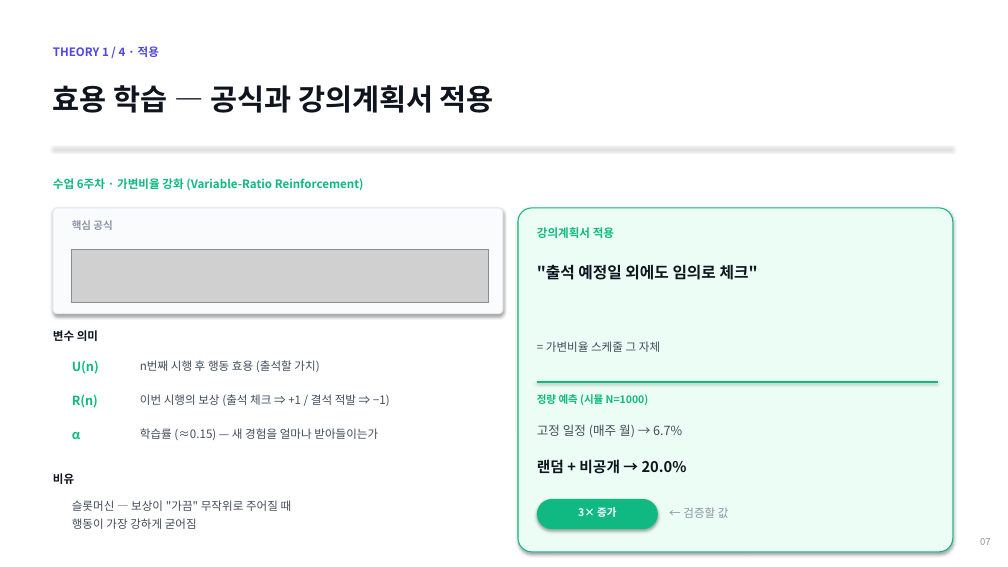
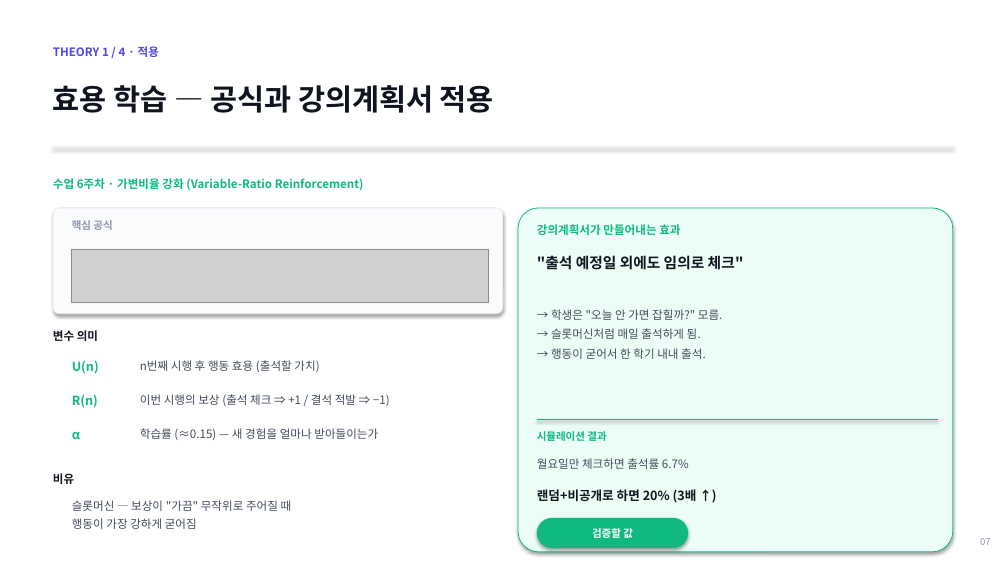
Before and after one commit to lshpy/imen315-syllabus-meta, a slide deck: slide 7 of team_project/kickoff_2026-05-11.pptx. Drawn at 1008x567 pixels with LibreOffice and Linux fonts; fonts in the diff are those of the drawing; grey boxes stand for pictures. Boxes give left, top, right and bottom in pixels: in the first picture for what was removed or moved away, otherwise in the second. Text is boxed around its words. In the diff, an @@ line names an element or a change of style, - is before the commit and + after.

Commit message:
발표 대본 + T2/T3 풀어쓰기 + 가설 기대 결과

```diff
--- a/team_project/kickoff_2026-05-11.pptx
+++ b/team_project/kickoff_2026-05-11.pptx
@@ rounded rectangle at [518, 208, 953, 552]: outline #10B981 1 pt to #10B981 0.75 pt; proportions changed @@
@@ text at [537, 224, 680, 235]: text changed @@
-강의계획서 적용
+강의계획서가 만들어내는 효과
@@ text ""출석 예정일 외에도 임의로 체크"": place and size @@
-text ""출석 예정일 외에도 임의로 체크"" at [537, 264, 758, 280]
+text ""출석 예정일 외에도 임의로 체크"" at [537, 255, 744, 270]
@@ text ""출석 예정일 외에도 임의로 체크"" at [537, 255, 744, 270]: size 15 to 14 pt; line spacing 1.3 to 1.25 @@
@@ text at [551, 309, 723, 359]: text changed @@
-= 가변비율 스케줄 그 자체
+→ 학생은 "오늘 안 가면 잡힐까?" 모름.
+→ 슬롯머신처럼 매일 출석하게 됨.
+→ 행동이 굳어서 한 학기 내내 출석.
@@ line moved from (537, 382) - (938, 382) to (537, 420) - (938, 420) @@
@@ text at [537, 431, 606, 441]: text changed @@
-정량 예측 (시뮬 N=1000)
+시뮬레이션 결과
@@ text at [537, 458, 689, 469]: text changed; size 12 to 11 pt @@
-고정 일정 (매주 월) → 6.7%
+월요일만 체크하면 출석률 6.7%
@@ text at [537, 489, 697, 503]: text changed; size 14 to 12 pt @@
-랜덤 + 비공개 → 20.0%
+랜덤+비공개로 하면 20% (3배 ↑)
@@ text removed at [683, 507, 729, 518] @@
-← 검증할 값
@@ rounded rectangle: place and size @@
-rounded rectangle at [537, 499, 658, 529]
+rounded rectangle at [537, 518, 688, 548]
@@ text "검증할 값" at [592, 528, 633, 538]: vertical alignment top to middle @@
@@ text at [592, 528, 633, 538]: text changed @@
-3× 증가
+검증할 값
```
Also in this commit, not shown: 23 other slides changed, 1 slide added, 1 slide removed, 2 other files.
